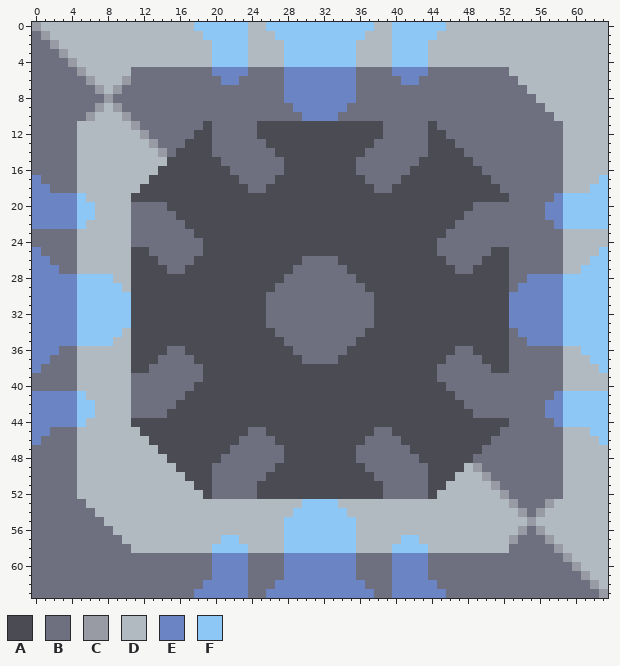
File history of a pixel-art sprite, sprites/blocks/units/smol-factory.png. That is the earlier state.
The file is 64x64 pixels. Colours within 5 levels of each other are drawn and written as one.
Palette (. is transparent): A #4a4b53  B #6e7080  C #989ba4  D #b0bac0  E #6a84c4  F #8cc7f5
New version:
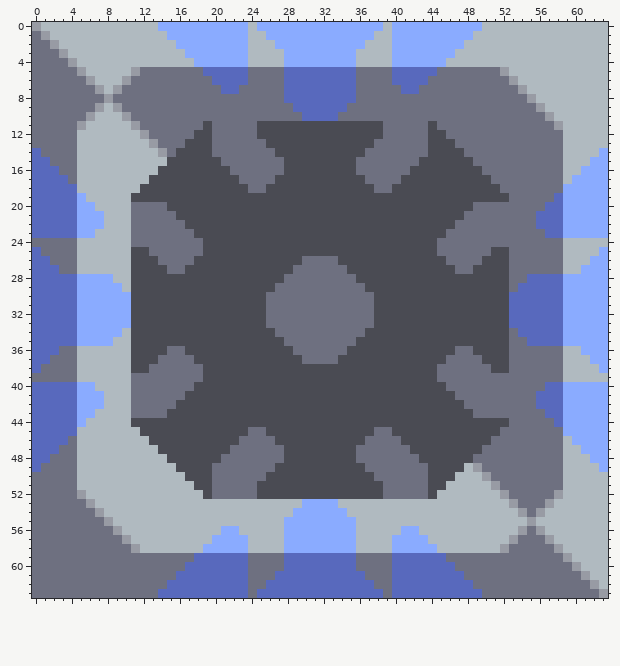
From old to new:
Colour E changes from #6a84c4 to #5869bd.
Colour F changes from #8cc7f5 to #8aabff.
Colour C replaces colour B in row 5 at x 11 and 52; in row 6 at x 53; in row 7 at x 54; in row 8 at x 55; in row 9 at x 56; in row 10 at x 57.
Colour C replaces colour B in row 11 at x 58; in row 52 at x 58.
Colour C replaces colour D in row 11 at x 5; in row 52 at x 5; in row 53 at x 6; in row 54 at x 7; in row 55 at x 8; in row 56 at x 9.
Colour C replaces colour D in row 57 at x 10; in row 58 at x 11 and 52.
Colour E replaces colour B in row 5 at x 19 and 44; in row 6 at x 20, 23, 40 and 43; in row 7 at x 21 to 22 and 41 to 42; in row 14 at x 0; in row 15 at x 0 to 1; in row 16 at x 0 to 2.
Colour E replaces colour B in row 17 at x 1 to 3; in row 18 at x 2 to 4; in row 21 at x 56; in row 22 at x 56 to 57; in row 23 at x 0 to 4 and 57 to 58; in row 40 at x 0 to 4 and 57 to 58.
Colour E replaces colour B in row 41 at x 56 to 57; in row 42 at x 56; in row 45 at x 2 to 4; in row 46 at x 1 to 3; in row 47 at x 0 to 2; in row 48 at x 0 to 1.
Colour E replaces colour B in row 49 at x 0; in row 59 at x 18 to 19 and 44 to 45; in row 60 at x 17 to 19 and 44 to 46; in row 61 at x 16 to 19, 27, 36 and 44 to 47; in row 62 at x 15 to 18, 26, 37 and 45 to 48; in row 63 at x 14 to 17, 25, 38 and 46 to 49.
Colour F replaces colour D in row 0 at x 14 to 17, 25, 38 and 46 to 49; in row 1 at x 15 to 18, 26, 37 and 45 to 48; in row 2 at x 16 to 19, 27, 36 and 44 to 47; in row 3 at x 17 to 19 and 44 to 46; in row 4 at x 18 to 19 and 44 to 45; in row 14 at x 63.
Colour F replaces colour D in row 15 at x 62 to 63; in row 16 at x 61 to 63; in row 17 at x 60 to 62; in row 18 at x 59 to 61; in row 21 at x 7; in row 22 at x 6 to 7.
Colour F replaces colour D in row 23 at x 5 to 6 and 59 to 63; in row 40 at x 5 to 6 and 59 to 63; in row 41 at x 6 to 7; in row 42 at x 7; in row 45 at x 59 to 61; in row 46 at x 60 to 62.
Colour F replaces colour D in row 47 at x 61 to 63; in row 48 at x 62 to 63; in row 49 at x 63; in row 56 at x 21 to 22 and 41 to 42; in row 57 at x 20, 23, 40 and 43; in row 58 at x 19 and 44.
Pixel boxes of the changes (left, top, right, bottom) in both pictures:
changed: (32, 22, 608, 598)
